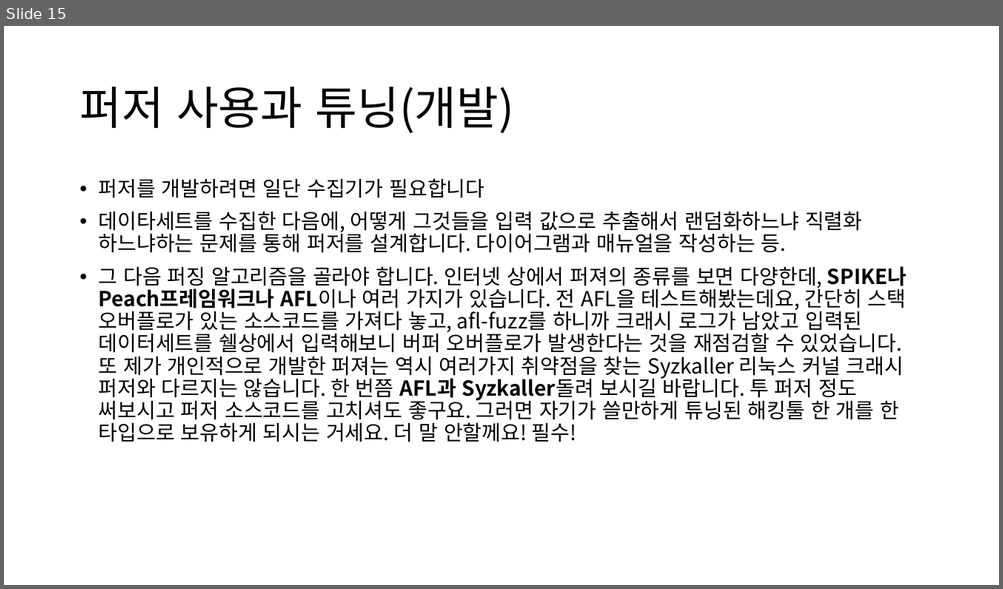
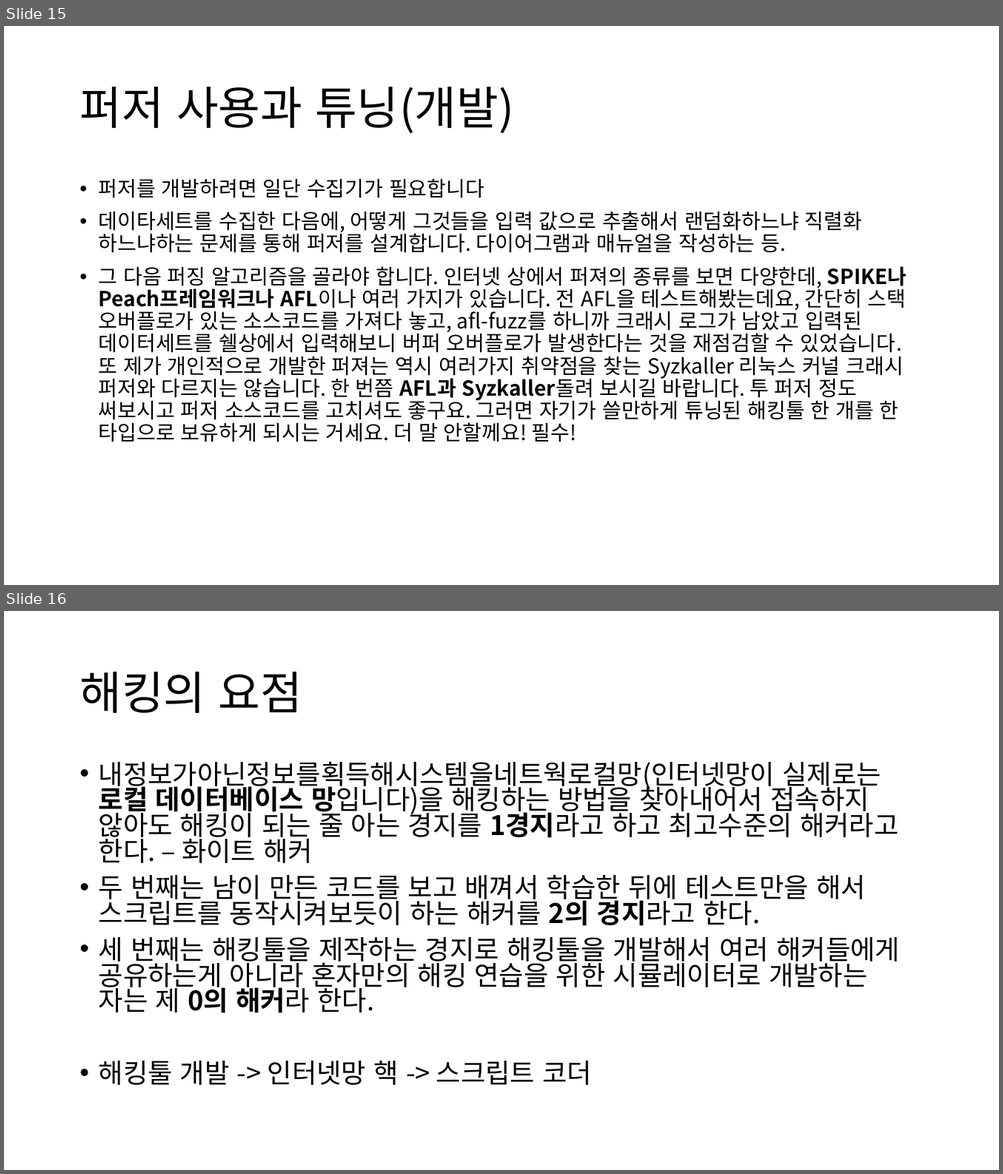
Before and after one commit to tkopppop/CveSs, a slide deck: 천리안적인정경주의혜안.pptx. Shown one above the other, each under a label of ours: slide 15 before the commit, slides 15 and 16 after it. The pictures are 1003x589 and 1003x1174 pixels, drawn with LibreOffice and Linux fonts; fonts in the diff are those of the drawing. Boxes give left, top, right and bottom in pixels: in the first picture for what was removed or moved away, otherwise in the second. Text is boxed around its words. In the diff, an @@ line names an element or a change of style, - is before the commit and + after.

```diff
--- a/천리안적인정경주의혜안.pptx
+++ b/천리안적인정경주의혜안.pptx
@@ slide 16 added at [4, 611, 999, 1170], background #FFFFFF @@
@@ title added at [79, 672, 302, 713], 44 pt, text #000000 @@
+해킹의 요점
@@ text added at [99, 761, 899, 1085], 25.9 pt, text #000000 @@
+• 내정보가아닌정보를획득해시스템을네트웍로컬망(인터넷망이 실제로는 로컬 데이터베이스 망입니다)을 해킹하는 방법을 찾아내어서 접속하지 않아도 해킹이 되는 줄 아는 경지를 1경지라고 하고 최고수준의 해커라고 한다. – 화이트 해커
+• 두 번째는 남이 만든 코드를 보고 배껴서 학습한 뒤에 테스트만을 해서 스크립트를 동작시켜보듯이 하는 해커를 2의 경지라고 한다.
+• 세 번째는 해킹툴을 제작하는 경지로 해킹툴을 개발해서 여러 해커들에게 공유하는게 아니라 혼자만의 해킹 연습을 위한 시뮬레이터로 개발하는 자는 제 0의 해커라 한다.
+• 해킹툴 개발 -> 인터넷망 핵 -> 스크립트 코더
```
